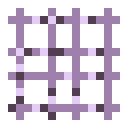
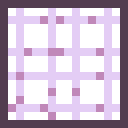
The second (128, 128) image is a revision of the first. Changes to its layers:
added layer "light_amethys_mesh.png copy" above "amethys_mesh.png" over [0, 0, 128, 128]
hid "amethys_mesh.png" over [8, 8, 120, 120]
